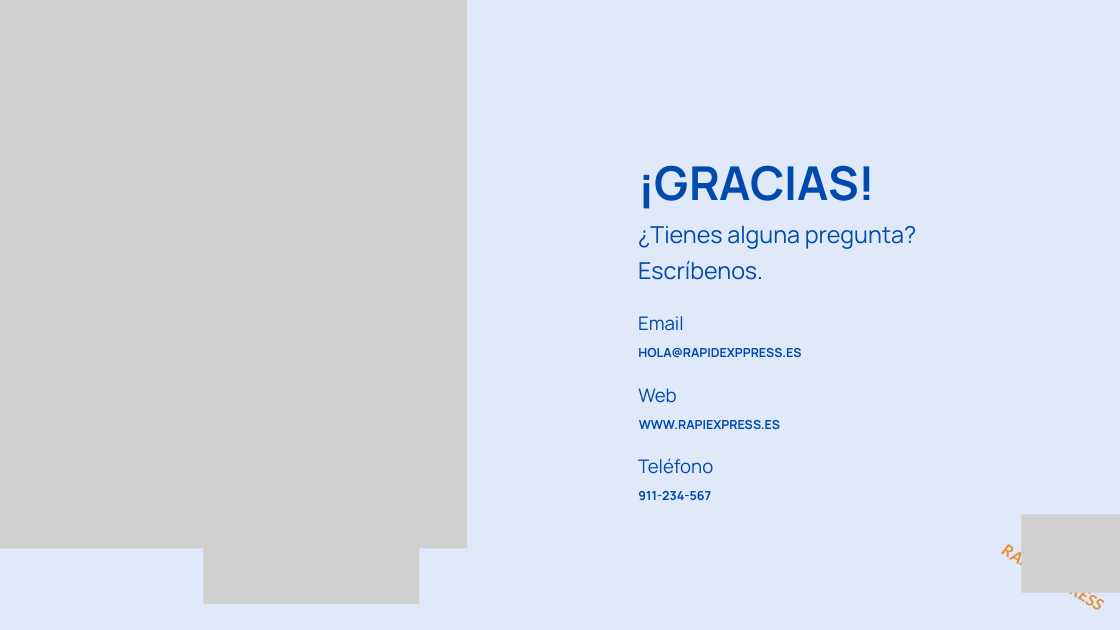
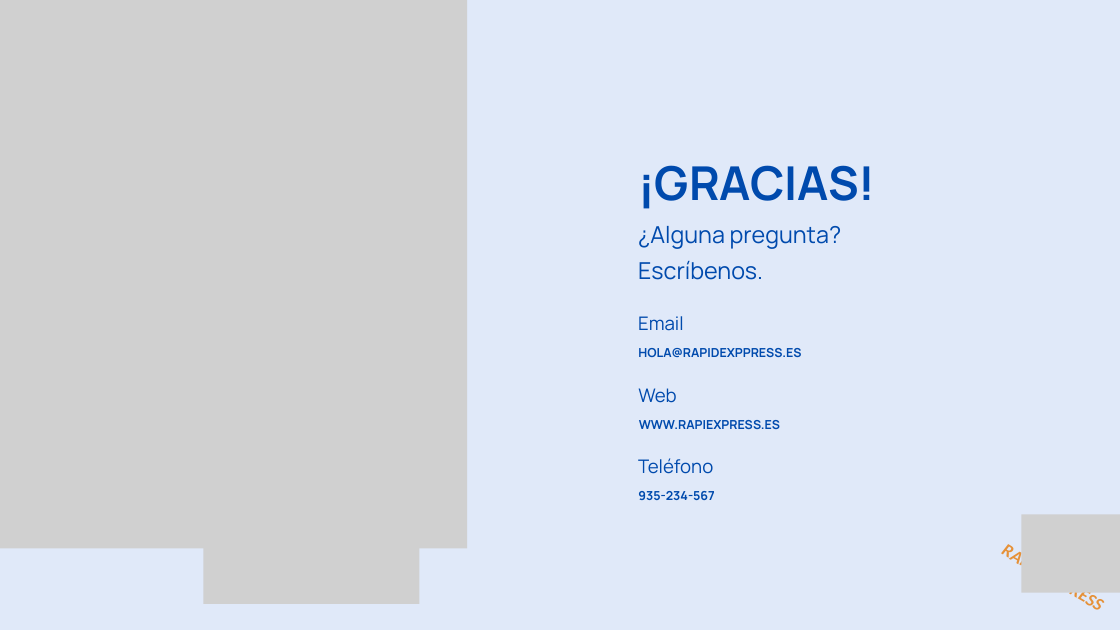
Before and after one commit to ITACADEMYprojectes/ProjecteData, a slide deck: slide 19 of Equip_28/Results/Analisis_PAP_and_ABL_RapidExpres_2026_04_05.pptx (slide 36 before the commit). Drawn at 1120x630 pixels with LibreOffice and Linux fonts; fonts in the diff are those of the drawing; grey boxes stand for pictures. Boxes give left, top, right and bottom in pixels: in the first picture for what was removed or moved away, otherwise in the second. Text is boxed around its words. In the diff, an @@ line names an element or a change of style, - is before the commit and + after.

```diff
--- a/Equip_28/Results/Analisis_PAP_and_ABL_RapidExpres_2026_04_05.pptx
+++ b/Equip_28/Results/Analisis_PAP_and_ABL_RapidExpres_2026_04_05.pptx
@@ text at box(638, 226, 842, 249): text changed @@
-¿Tienes alguna pregunta?
+¿Alguna pregunta?
@@ text at box(638, 491, 714, 500): text changed @@
-911-234-567
+935-234-567
```
Also in this commit, not shown: 17 other slides changed, 18 slides removed, 2 other files.
